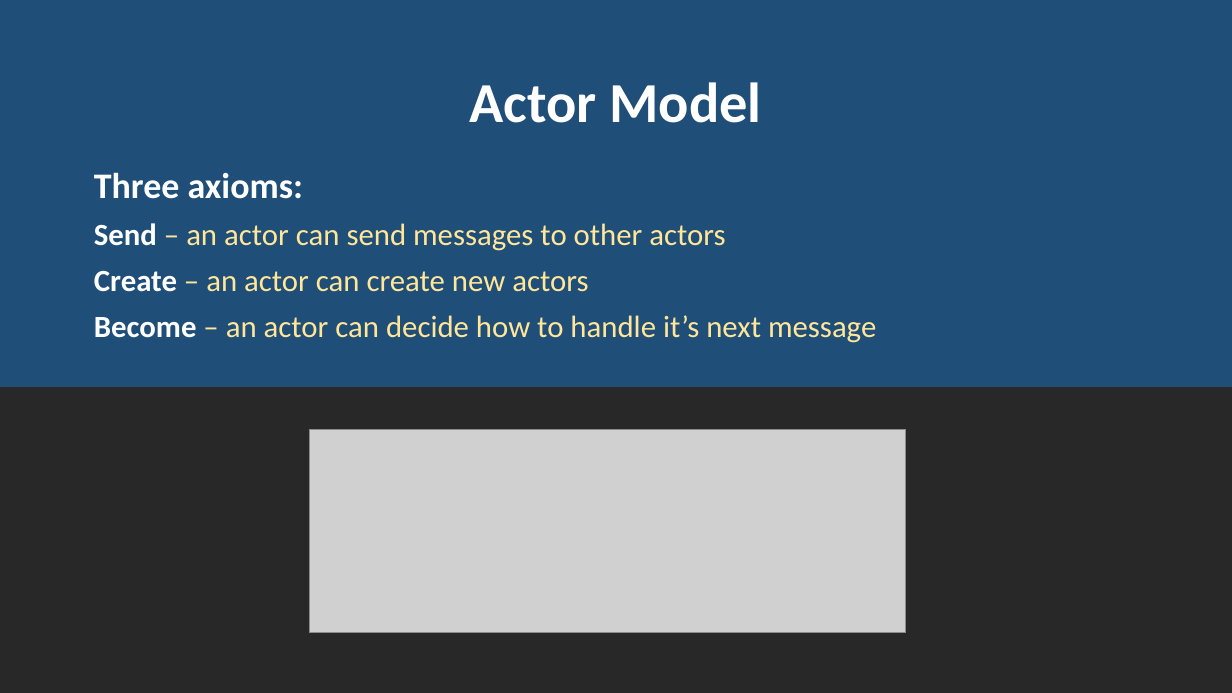
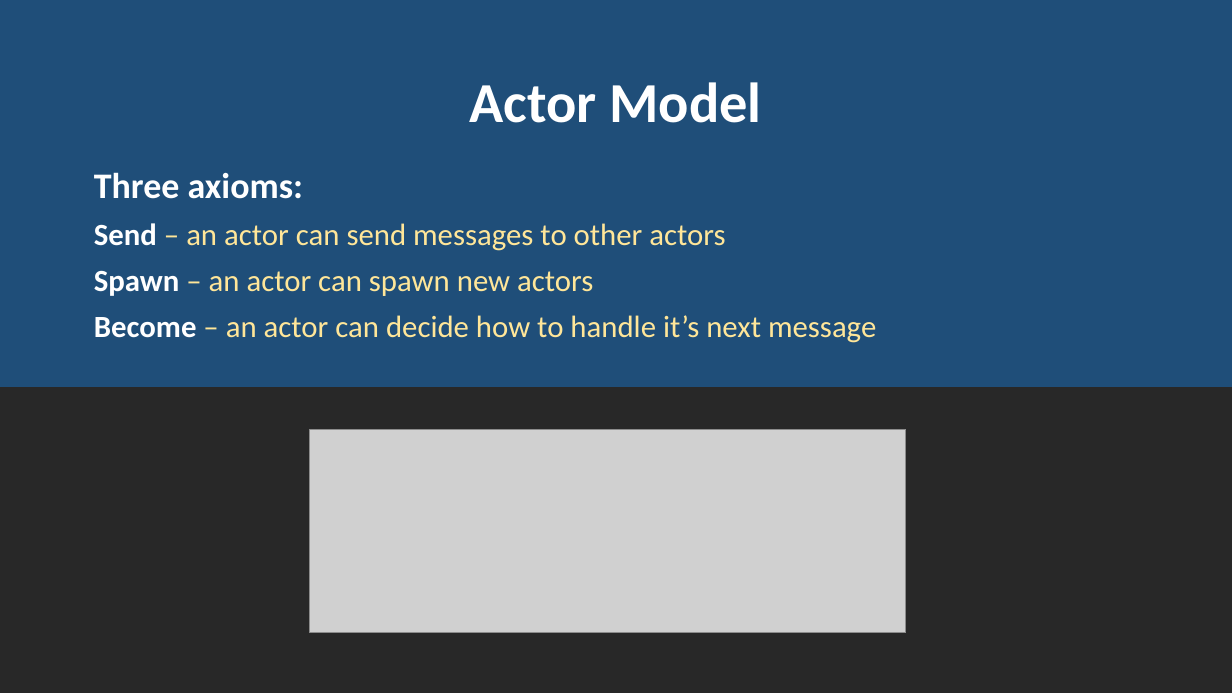
Before and after one commit to rogeralsing/Presentations, a slide deck: slide 4 of ProtoActor/QConSP/protoactor.pptx (slide 6 before the commit). Drawn at 1232x693 pixels with LibreOffice and Linux fonts; fonts in the diff are those of the drawing; grey boxes stand for pictures. Boxes give left, top, right and bottom in pixels: in the first picture for what was removed or moved away, otherwise in the second. Text is boxed around its words. In the diff, an @@ line names an element or a change of style, - is before the commit and + after.

```diff
--- a/ProtoActor/QConSP/protoactor.pptx
+++ b/ProtoActor/QConSP/protoactor.pptx
@@ text at box(94, 271, 593, 296): text changed @@
-Create – an actor can create new actors
+Spawn – an actor can spawn new actors
```
Also in this commit, not shown: 2 other slides changed, 2 slides removed, 29 other files.
